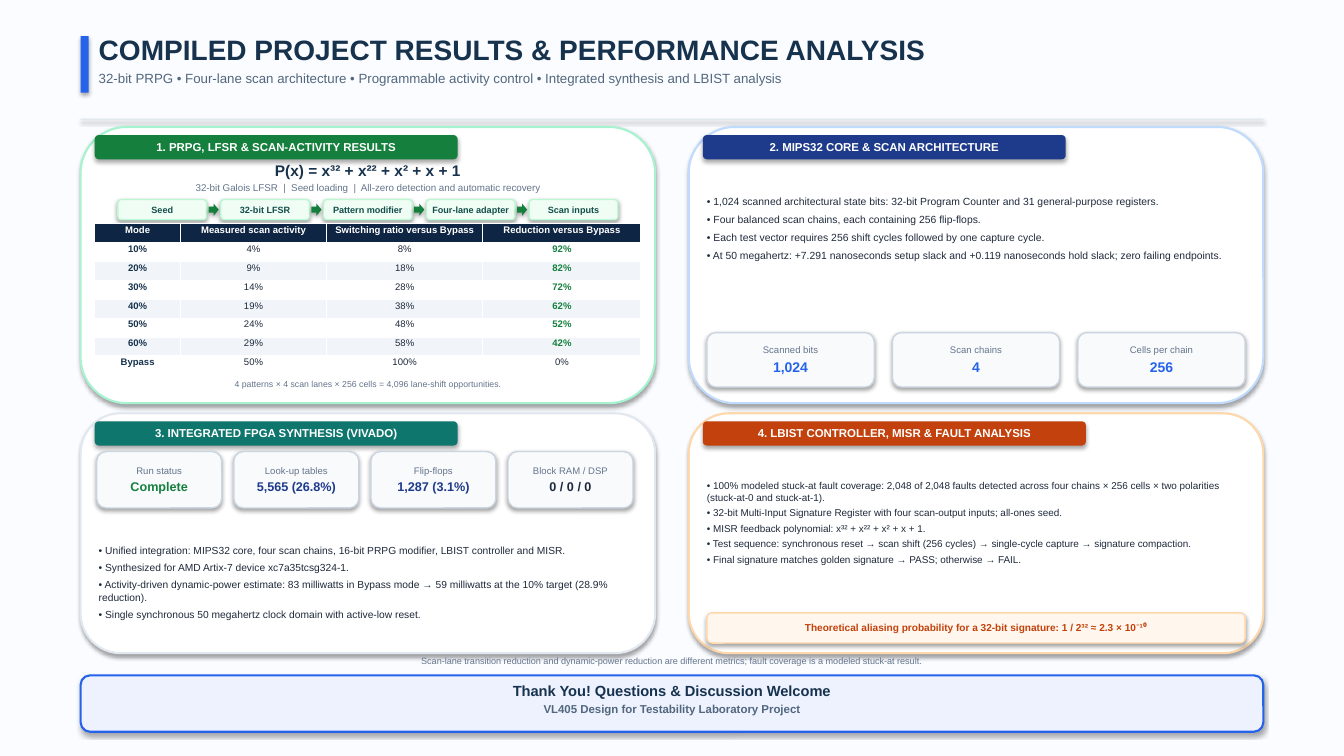
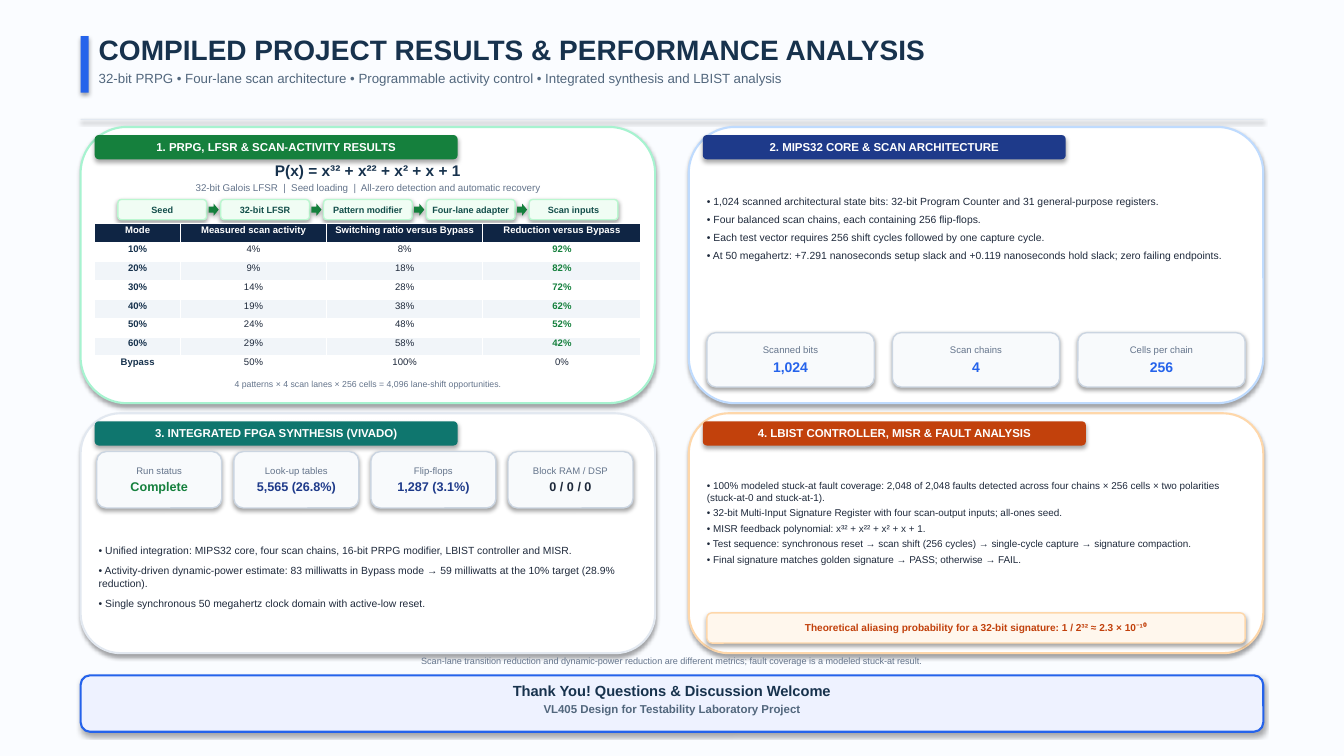
Before and after one commit to kumariNISHI78/PRPG-Programmable-Toggle-Rate-Control-LBIST, a slide deck: slide 1 of VL405_LBIST_Final_Results_Slide.pptx. Drawn at 1344x756 pixels with LibreOffice and Linux fonts; fonts in the diff are those of the drawing. Boxes give left, top, right and bottom in pixels: in the first picture for what was removed or moved away, otherwise in the second. Text is boxed around its words. In the diff, an @@ line names an element or a change of style, - is before the commit and + after.

Commit message:
Remove target device bullet from Card 3 on results slide

```diff
--- a/VL405_LBIST_Final_Results_Slide.pptx
+++ b/VL405_LBIST_Final_Results_Slide.pptx
@@ text "• Unified integration: MIPS32 core, ..." at (99,546,615,609): size 7.3 to 7.4 pt; more space between paragraphs @@
@@ text at (105,563,349,573): paragraph removed @@
-• Synthesized for AMD Artix-7 device xc7a35tcsg324-1.
```
Also in this commit, not shown: 7 other files.
